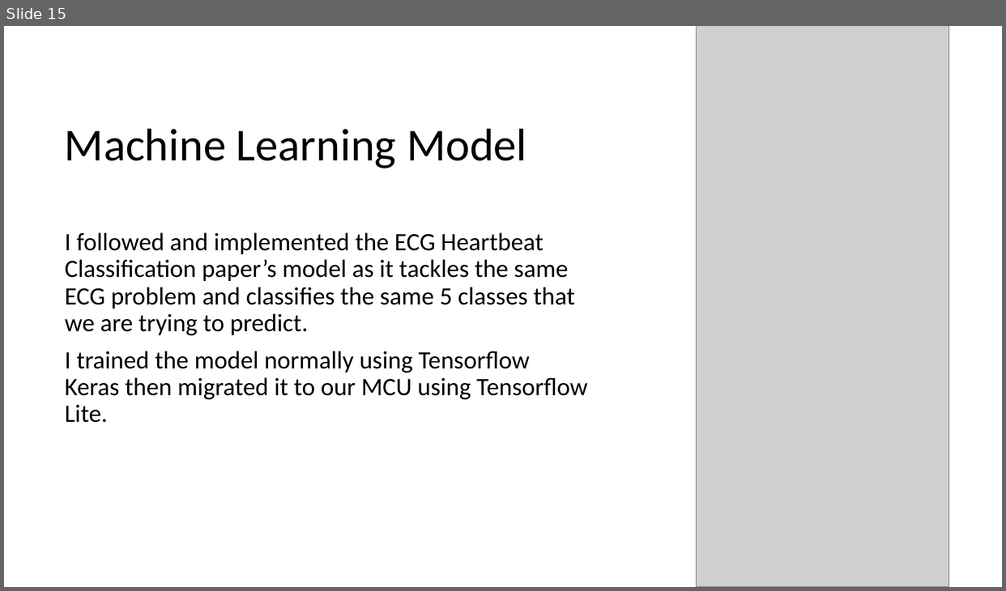
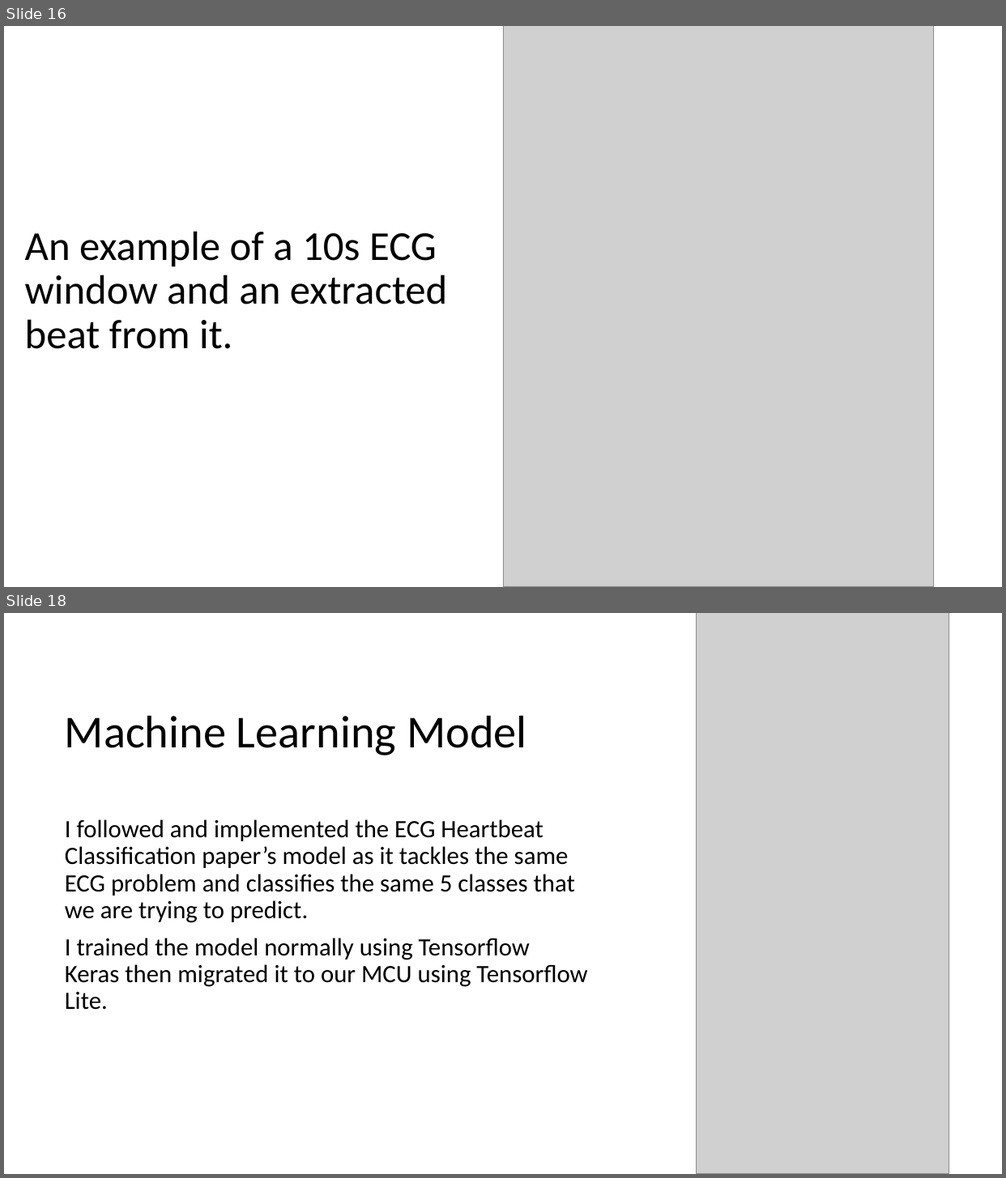
Before and after one commit to djzenma/ECG-Heart-Monitor-STM32-TFLite, a slide deck: Report_Presentation/Presentation.pptx. Shown one above the other, each under a label of ours: slide 15 before the commit, slides 16 and 18 after it; the slides between them are not shown. The pictures are 1006x591 and 1006x1178 pixels, drawn with LibreOffice and Linux fonts; fonts in the diff are those of the drawing; grey boxes stand for pictures. Boxes give left, top, right and bottom in pixels: in the first picture for what was removed or moved away, otherwise in the second. Text is boxed around its words. In the diff, an @@ line names an element or a change of style, - is before the commit and + after.

```diff
--- a/Report_Presentation/Presentation.pptx
+++ b/Report_Presentation/Presentation.pptx
@@ slide 16 added at <box>4,26,1002,587</box>, background #FFFFFF @@
@@ picture added at <box>503,26,934,587</box> @@
@@ title added at <box>25,231,447,349</box>, 39.6 pt, text #000000 @@
+An example of a 10s ECG window and an extracted beat from it.
@@ what was slide 15 is now slide 18 @@
```
Also in this commit, not shown: 2 slides changed, 2 other slides added, 1 other file.
